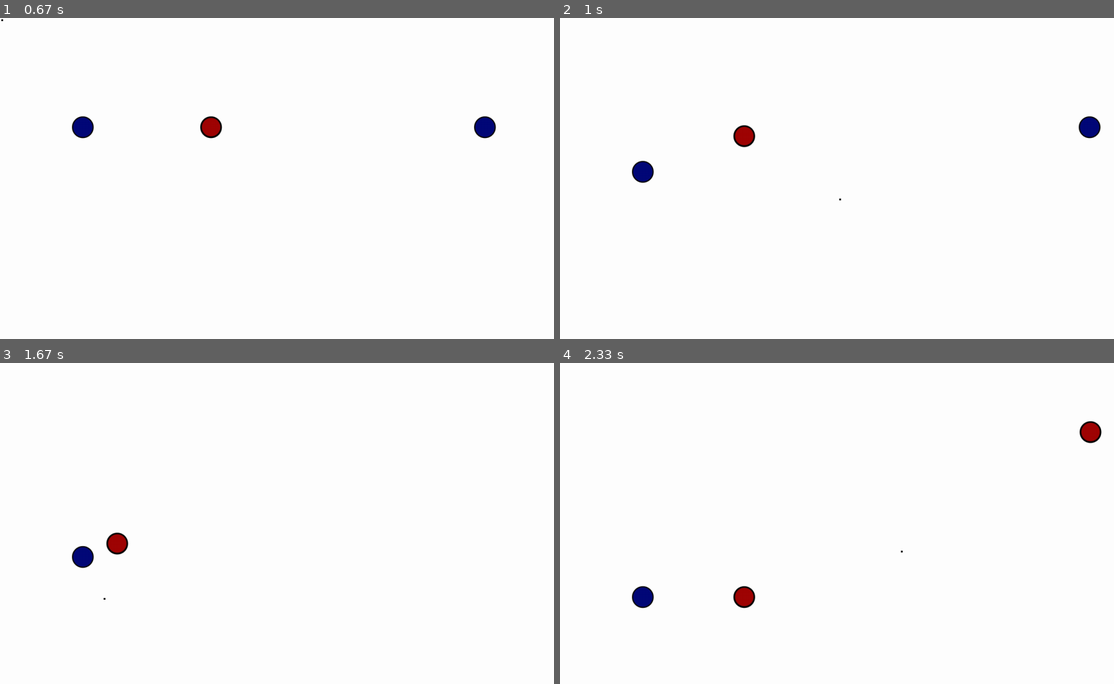
Above: before the commit, frames 1-4 (two rows, left to right).
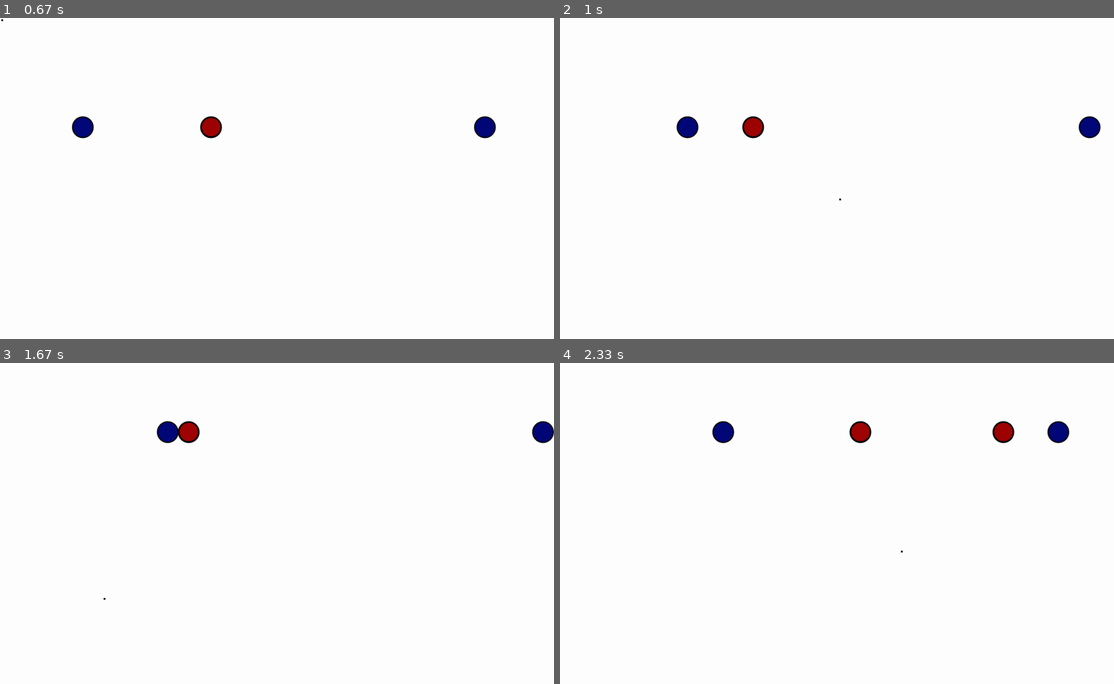
Above: after the commit, the same moments.

Repository: fanagiannis/DECK-COMMANDER
Game: pygame game, started from Game.py
Two runs of this game, one before a commit and one after it. Both use one fixed random seed, a clock stepped at 60 frames per second and the inputs below.
Inputs (mouse positions are in pixels of both pictures, inside the frame that each line leads up to):
- Up to frame 1 (0.67 s): tap Space at 0.33 s
- Up to frame 2 (1 s): hold D from 0.67 s (still down); hold Right from 0.67 s (still down); move the mouse to (842, 200) at 0.7 s; tap Space at 0.73 s
- Up to frame 3 (1.67 s): tap Space at 1.03, 1.23, 1.57 s; release D at 1.13 s; release Right at 1.13 s; hold W 1.17-1.47 s; hold Up 1.17-1.47 s; move the mouse to (332, 594) at 1.2 s; hold D from 1.5 s (still down); hold Right from 1.5 s (still down); move the mouse to (105, 597) at 1.53 s
- Up to frame 4 (2.33 s): tap Space at 1.87, 2.07 s; release D at 1.97 s; release Right at 1.97 s; hold A from 2 s (still down); hold Left from 2 s (still down); move the mouse to (903, 552) at 2.03 s; tap Right Shift at 2.15 s

Frame 1 is identical in both runs. In frame 2, 0.8% of the frame differs, in the area x 12-37%, y 30-52%; in frame 3, 1.1%; in frame 4, 1.6%, in the area x 12-98%, y 18-77%.

Commit message:
0.4.3 Movement code overhaul

Diff:
--- a/Game.py
+++ b/Game.py
@@ -48,7 +48,7 @@
     global link_op
     link_pc="H:\\My Drive\\Drive fanagiannis\\ΠΜΣ\\ΜΑΘΗΜΑΤΑ\\PYTHON"
     link_laptop="G:\\Το Drive μου\\Drive fanagiannis\\ΠΜΣ\\ΜΑΘΗΜΑΤΑ\\PYTHON"
-    link_op=link_pc
+    link_op=link_laptop
 
     global sprite_p1,sprite_hud,sprite_hud_aim,sprite_enemy
     sprite_hud=link_op+"\\Aim.png"
@@ -207,6 +207,8 @@
         self.image = pygame.image.load(sprite_p1)
         self.rect=self.image.get_rect()
         #self.rect.center=SpawnPoints[len(Players)]
+        self.sizex=self.image.get_width()
+        self.sizey=self.image.get_height()
         self.x=posx
         self.y=posy
         self.name="Player"
@@ -224,35 +226,36 @@
         #WALK
         if self.name==Players[0]:
 
-            if self.rect.top>0:
+            if self.y>0:
                 if pressed_keys[K_w]:
-                    self.x+=self.speed #movecmd
-            if self.rect.bottom<display_height:
+                    self.y-=self.speed #movecmd
+            if self.y < display_height-self.sizey:
                 if pressed_keys[K_s]:
+                    self.y+=self.speed
+            if self.x < display_width-self.sizex:
+                if pressed_keys[K_d]:
+                    self.x+=self.speed
+            if self.x > 0:
+                if pressed_keys[K_a]:
                     self.x-=self.speed
-            if self.rect.right < display_width:
-                if pressed_keys[K_d]:
-                    self.y+=self.speed
-            if self.rect.left > 0:
-                if pressed_keys[K_a]:
-                    self.y-=self.speed
 
         else:
-            if self.x>0:
+            if self.y>0:
                 if pressed_keys[K_UP]:
                     self.y-=self.speed #movecmd
-            if self.rect.bottom<display_height:
+            if self.y<display_height-self.sizey:
                 if pressed_keys[K_DOWN]:
                     self.y+=self.speed
-            if self.rect.right < display_width:
+            if self.x < display_width-self.sizex:
                 if pressed_keys[K_RIGHT]:
                     self.x+=self.speed
-            if self.rect.left > 0:
+            if self.x > 0:
                 if pressed_keys[K_LEFT]:
                     self.x-=self.speed
 
     def shoot(self):
        mouse_pos=find_mouse_pos()
+       print(self.x,self.y)
 
     def stop(self):
         self.speed = 0
@@ -350,6 +353,7 @@
         P2.movement()
     if bullet.fired:
         bullet.x+=bullet.speed
+        P.shoot()
     if bullet2.fired:
         bullet2.x-=bullet.speed
 
